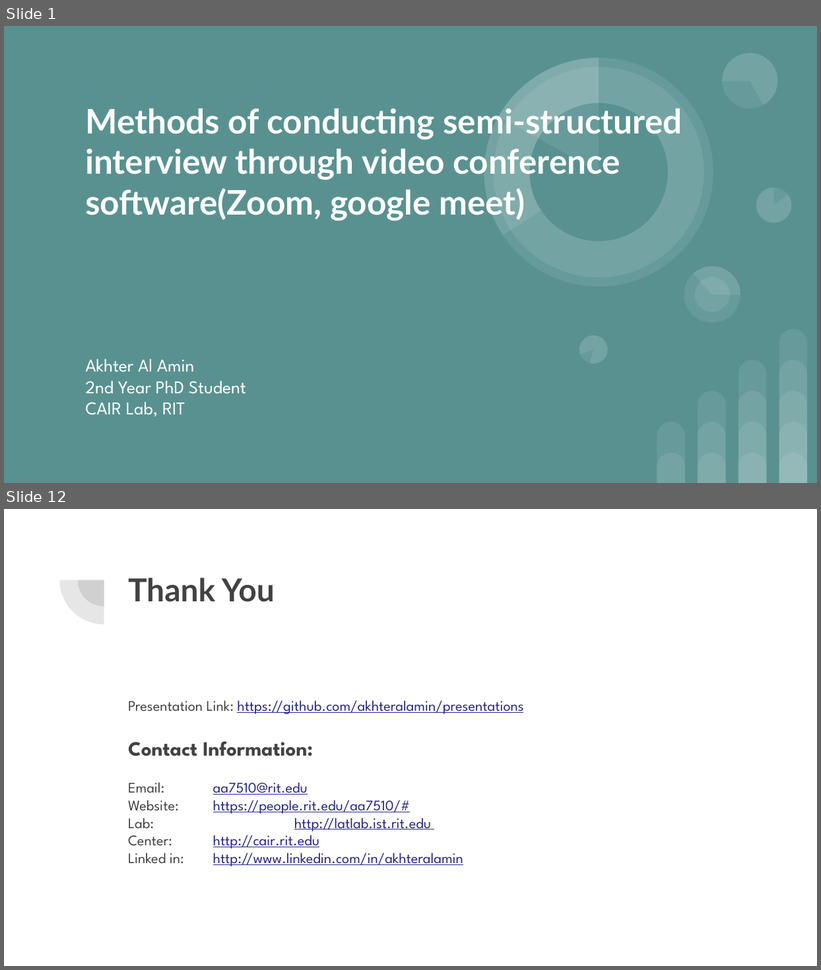
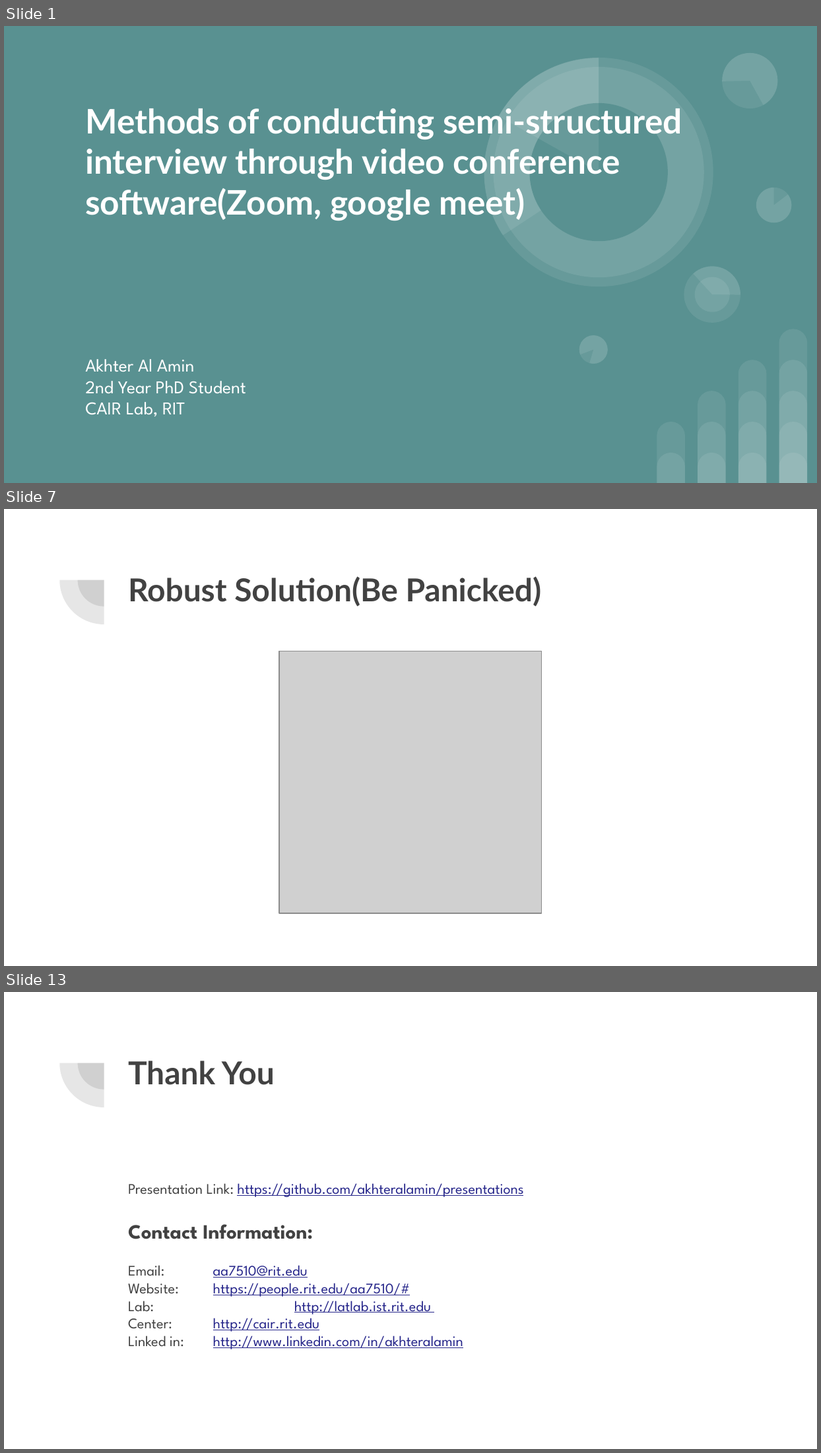
Before and after one commit to akhteralamin/presentations, a slide deck: Remote Semi Interview Methods.pptx. Shown one above the other, each under a label of ours: slides 1 and 12 before the commit, slides 1, 7 and 13 after it; the slides between them are not shown. The pictures are 821x970 and 821x1453 pixels, drawn with LibreOffice and Linux fonts; fonts in the diff are those of the drawing; grey boxes stand for pictures. Boxes give left, top, right and bottom in pixels: in the first picture for what was removed or moved away, otherwise in the second. Text is boxed around its words. In the diff, an @@ line names an element or a change of style, - is before the commit and + after.

```diff
--- a/Remote Semi Interview Methods.pptx
+++ b/Remote Semi Interview Methods.pptx
@@ slide 7 added at bbox=[4, 509, 817, 966], background #FFFFFF; not listed: 2 template elements that a slide beside it also shows @@
@@ title added at bbox=[128, 576, 542, 607], 28 pt, text #424242, bold @@
+Robust Solution(Be Panicked)
@@ picture added at bbox=[280, 652, 543, 914] @@
@@ what was slide 12 is now slide 13 @@
```
Also in this commit, not shown: 4 slides changed, 6 other slides added, 6 slides removed, 1 other file.
